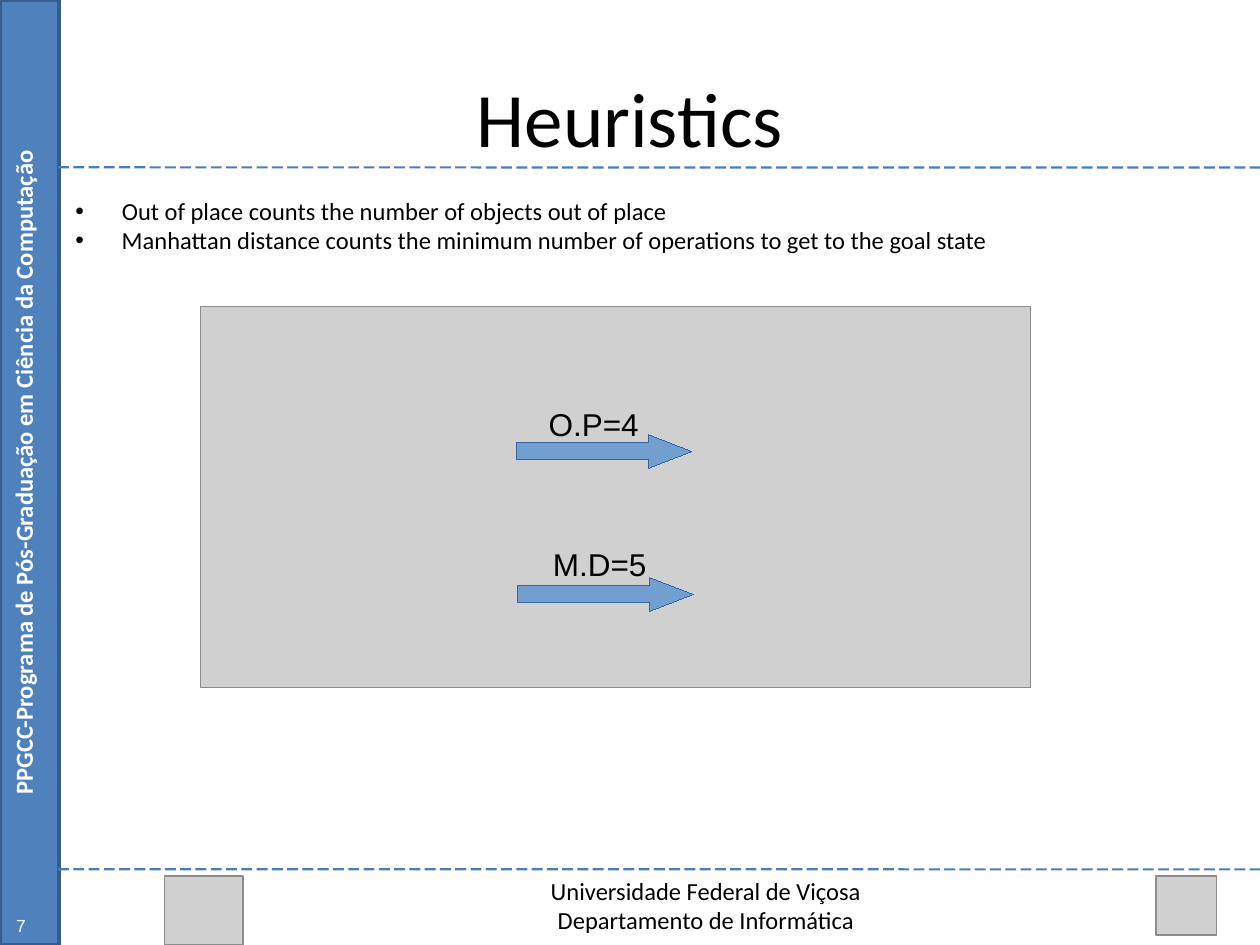
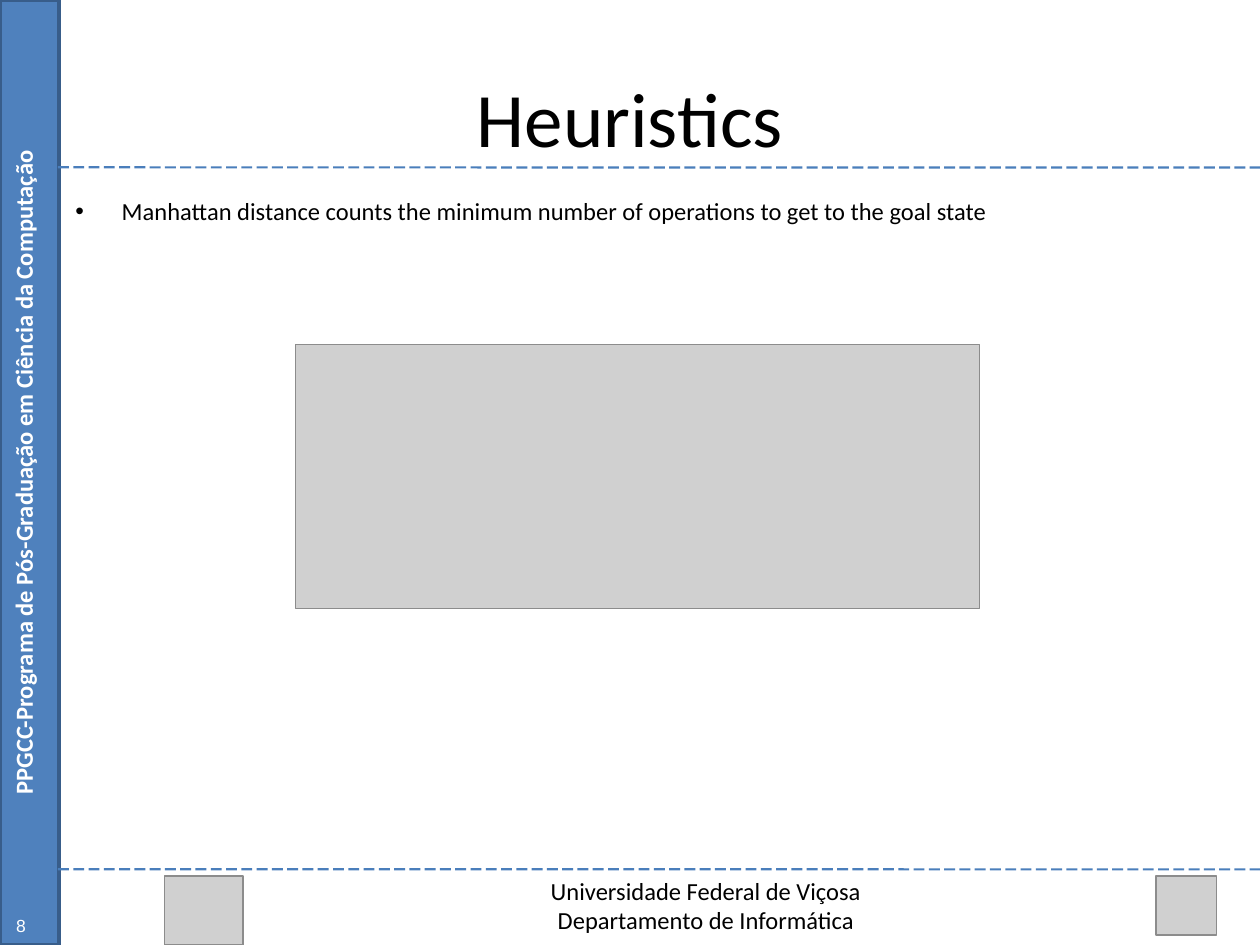
Before and after one commit to Marvinsky/research-marvin, a slide deck: slide 8 of latex/odp/dissertation_v1.odp (slide 7 before the commit). Drawn at 1260x945 pixels with LibreOffice and Linux fonts; fonts in the diff are those of the drawing; grey boxes stand for pictures. Boxes give left, top, right and bottom in pixels: in the first picture for what was removed or moved away, otherwise in the second. Text is boxed around its words. In the diff, an @@ line names an element or a change of style, - is before the commit and + after.

```diff
--- a/latex/odp/dissertation_v1.odp
+++ b/latex/odp/dissertation_v1.odp
@@ text at [122,203,666,225]: paragraph removed @@
-• Out of place counts the number of objects out of place
@@ picture: place and size @@
-picture at [200,306,1029,687]
+picture at [296,344,980,609]
@@ text removed at [549,414,639,437] @@
-O.P=4
@@ right arrow removed at [517,435,692,469] @@
@@ text removed at [553,554,647,577] @@
-M.D=5
@@ right arrow removed at [518,577,693,611] @@
@@ page number at [16,920,26,932]: text changed @@
-7
+8
```
Also in this commit, not shown: 5 other slides changed, 1 slide added, 5 other files.
